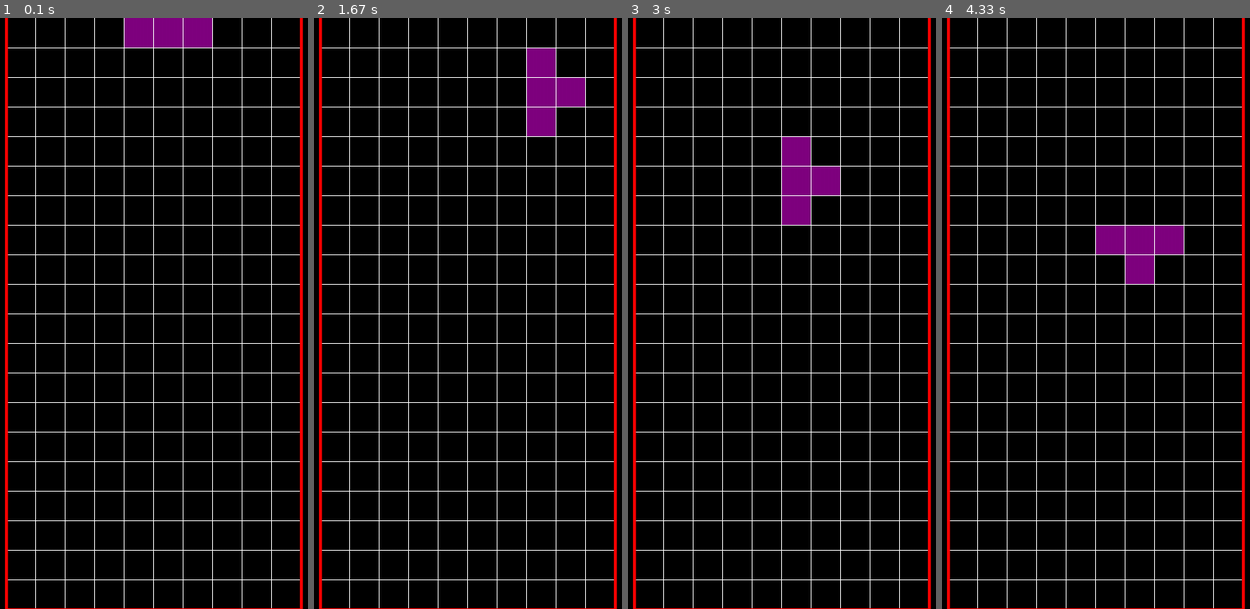
Above: before the commit, frames 1-4 (left to right).
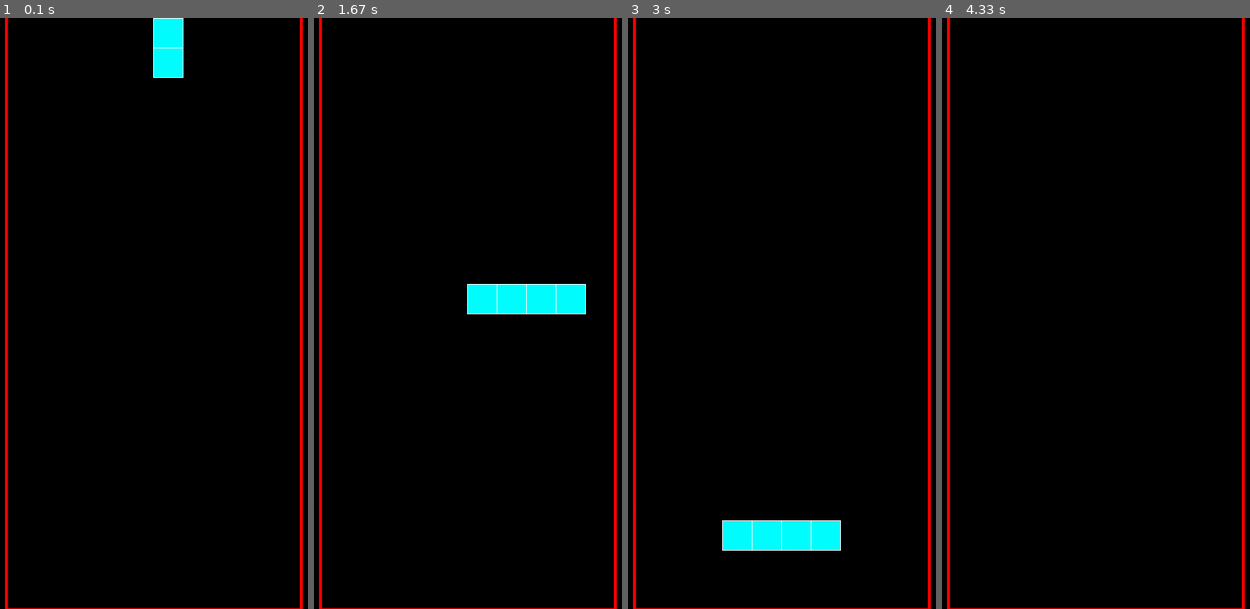
Above: after the commit, the same moments.

Repository: ah-aydin/Tetris-pygame-
Game: pygame game, started from main.py
Same seed, same stepped clock (60 frames per second), same inputs: the game is played once before the commit and once after it.
Inputs:
- Up to frame 1 (0.1 s): no input
- Up to frame 2 (1.67 s): hold Right 0.33-0.8 s; hold Up 0.83-1.13 s; hold Right 1.17-1.63 s
- Up to frame 3 (3 s): hold Left 1.67-2.2 s; hold Down 2.23-2.53 s; hold Left 2.57-2.97 s
- Up to frame 4 (4.33 s): hold Up 3-3.37 s; hold Right 3.4-4.03 s

The runs differ from the first frame. In frame 1, 6.6% of the frame differs, in the area x 2-98%, y 0-100%; in frame 2, 8.3%; in frame 3, 8.3%; in frame 4, 6.7%.

Commit message:
Update main.py

Diff:
--- a/main.py
+++ b/main.py
@@ -11,7 +11,7 @@
 pygame.font.init()
 rnd.seed(int(time.time()))
 
-LEVEL = 1
+LEVEL = 3
 FPS = [48, 34, 24, 10, 2]
 
 # Display variables
@@ -21,7 +21,8 @@
 PLAY_WIDTH = PLAY_HEIGHT // 2
 BLOCK_SIZE = PLAY_HEIGHT // 20
 DELTA = (WIDTH - PLAY_WIDTH) // 2
-DRAW_GRID = True
+DRAW_GRID = False # Weather to draw the grid or not
+DRAW_OUTLINE = not DRAW_GRID # If the grid wont be drawn, each square will have an outline
 
 # COLORS
 BLACK = (0,0,0)
@@ -43,6 +44,14 @@
         for coord in s:
             rect = (DELTA + (self.x+coord[0])*BLOCK_SIZE, (self.y-coord[1])*BLOCK_SIZE, BLOCK_SIZE, BLOCK_SIZE)
             pygame.draw.rect(surface, self.color, rect)
+            if DRAW_OUTLINE == True:
+                pygame.draw.line(surface, WHITE, (rect[0], rect[1]), (rect[0], rect[1] + BLOCK_SIZE))
+                pygame.draw.line(surface, WHITE, (rect[0], rect[1]), (rect[0] + BLOCK_SIZE, rect[1]))
+                pygame.draw.line(surface, WHITE, (rect[0]+BLOCK_SIZE, rect[1]), (rect[0]+BLOCK_SIZE, rect[1]+BLOCK_SIZE))
+                pygame.draw.line(surface, WHITE, (rect[0], rect[1]+BLOCK_SIZE), (rect[0]+BLOCK_SIZE, rect[1]+BLOCK_SIZE))
+
+def get_piece():
+    return Piece(5, 0, rnd.choice(shapes))
 
 def move_piece(piece):
     # TODO check if the piece has landed
@@ -61,46 +70,68 @@
     if keys[pygame.K_UP]:
         piece.rotation += 1
 
-def draw_play_are(surface):
+def draw_play_area(surface):
 
     if DRAW_GRID == True:
-        dx = DELTA
+        pos_x = DELTA
         for x in range(9):
-            dx += BLOCK_SIZE
-            pygame.draw.line(surface, WHITE, (dx, 0), (dx, PLAY_HEIGHT))
-        dy = 0
+            pos_x += BLOCK_SIZE
+            pygame.draw.line(surface, WHITE, (pos_x, 0), (pos_x, PLAY_HEIGHT))
+        pos_y = 0
         for y in range(19):
-            dy += BLOCK_SIZE
-            pygame.draw.line(surface, WHITE, (DELTA, dy), (WIDTH - DELTA, dy))
+            pos_y += BLOCK_SIZE
+            pygame.draw.line(surface, WHITE, (DELTA, pos_y), (WIDTH - DELTA, pos_y))
     pygame.draw.line(surface, RED, (DELTA, 0), (DELTA, PLAY_HEIGHT), 4)
     pygame.draw.line(surface, RED, (WIDTH - DELTA, 0), (WIDTH - DELTA, PLAY_HEIGHT), 4)
     pygame.draw.line(surface, RED, (DELTA, PLAY_HEIGHT), (WIDTH - DELTA, PLAY_HEIGHT), 4)
 
-def update_display(surface, current_piece):
+def get_table(filled_pos={}): # filled_pos will contain key-value pairs which are composed of position-color
+
+    grid = [[BLACK for x in range(10)]  for x in range(20)]
+    for row in range(20):
+        for col in range(10):
+            if (col, row) in filled_pos:
+                grid[row][col] = filled_pos[(col, row)]
+    return grid
+
+def draw_table(surface, grid):
+
+    pos_y = 0
+    for row in range(20):
+        pos_x = DELTA
+        for col in range(10):
+            rect = (pos_x, pos_y, BLOCK_SIZE, BLOCK_SIZE)
+            pygame.draw.rect(surface, grid[row][col], rect)
+            pos_x += BLOCK_SIZE
+        pos_y += BLOCK_SIZE
+
+def update_display(surface, current_piece, filled_pos):
 
     surface.fill(BLACK) # Clear the display
 
+    draw_table(surface, get_table(filled_pos)) # Draws the currently placed pieces
+
     current_piece.render(surface)
 
-    draw_play_are(surface)
+    draw_play_area(surface)
 
     pygame.display.update()
 
 
 def main(surface):
 
-    global game_over
-    global speed
+    global game_over, speed, filled_pos
+    filled_pos = {}
     speed = 1
     game_over = False
 
-    current_piece = Piece(5, 0, T)
+    current_piece = get_piece()
     clock = pygame.time.Clock()
     frame = 0
 
     while not game_over:
 
-        clock.tick(60) # Set the frame rate
+        clock.tick(60) # Lock the frame rate at 60fps
         frame += 1
 
         for event in pygame.event.get():
@@ -115,7 +146,7 @@
         if frame > FPS[LEVEL] // speed: # After every FPS[LEVEL]'th frame move the piece downwards
             move_piece(current_piece)
             frame = 0
-        update_display(surface, current_piece)
+        update_display(surface, current_piece, filled_pos)
 
 
 def main_menu():
